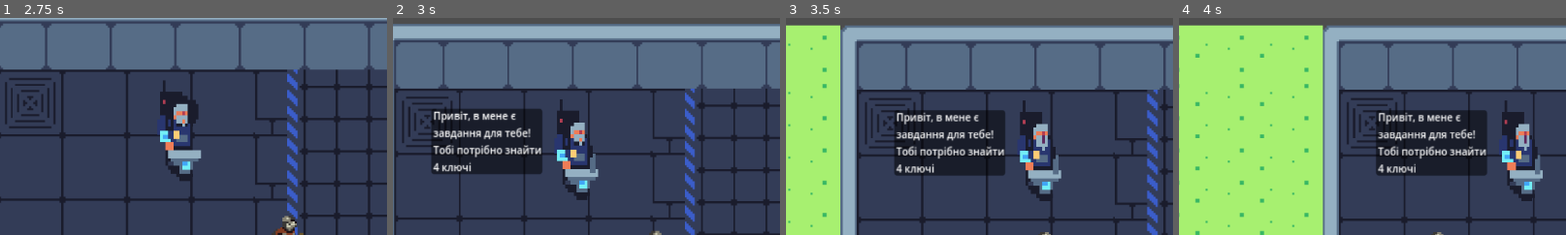
Above: before the commit, frames 1-4 (left to right).
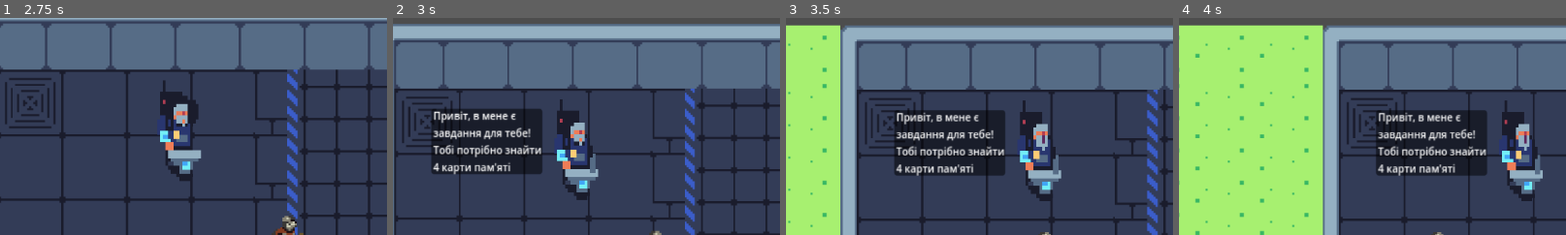
Above: after the commit, the same moments.

Repository: liketaurus/SE-practice-template
Game: Godot game, scene res://Scenes/menu.tscn
The game is run twice, just before and just after one commit, with the same random seed, the same clock (stepped at 60 frames per second) and the same inputs.
Inputs:
- Up to frame 1 (2.75 s): click "Почати гру" at 0.5 s; tap Enter at 1.25 s; hold E 1.28-2.03 s; hold W from 1.28 s (still down); tap Space at 1.52, 2.27 s; tap Shift at 2.1 s
- Up to frame 2 (3 s): release W at 2.78 s; hold A from 2.78 s (still down); hold E from 2.78 s (still down)
- Up to frame 3 (3.5 s): keep holding A; keep holding E
- Up to frame 4 (4 s): keep holding A; release E at 3.53 s; tap Shift at 3.6 s; tap Space at 3.77 s
The pictures show only the part of the screen within x 13-63%, y 0-50%; the shares and areas given below are measured in that part.

Frame 1 is identical in both runs. In frame 2, 0.4% of the frame differs, in the area x 14-31%, y 66-73%; in frame 3, 0.4%; in frame 4, 0.4%, in the area x 55-72%, y 66-73%.

Commit message:
small fixes

Diff:
--- a/src/Cyberpunk2069/Scenes/NPC.tscn
+++ b/src/Cyberpunk2069/Scenes/NPC.tscn
@@ -68,7 +68,7 @@
 text = "Привіт, в мене є
 завдання для тебе!
 Тобі потрібно знайти
-4 ключі"
+4 карти пам'яті"
 
 [node name="Npc" type="Sprite2D" parent="."]
 texture_filter = 1
--- a/src/Cyberpunk2069/Scenes/player.tscn
+++ b/src/Cyberpunk2069/Scenes/player.tscn
@@ -430,10 +430,8 @@
 
 [node name="Pause" parent="." instance=ExtResource("3_qjbvx")]
 visible = false
-offset_left = 382.0
-offset_top = 225.0
-offset_right = 382.0
-offset_bottom = 225.0
+offset_top = 1.0
+offset_bottom = 1.0
 
 [node name="ItemAura" type="Area2D" parent="."]
 
